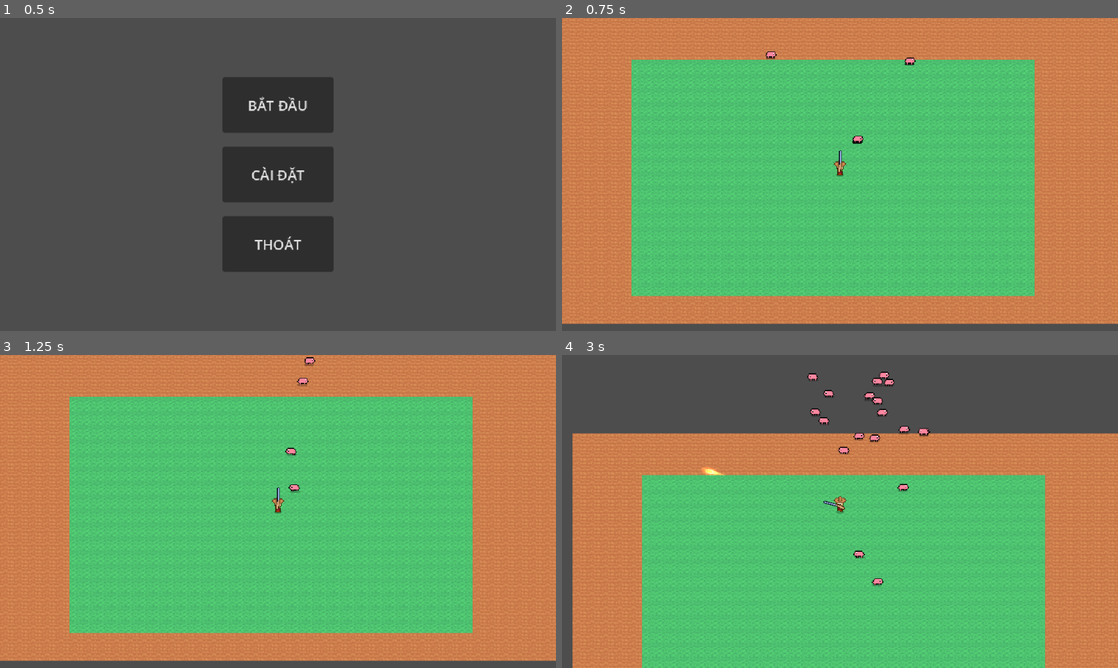
Above: before the commit, frames 1-4 (two rows, left to right).
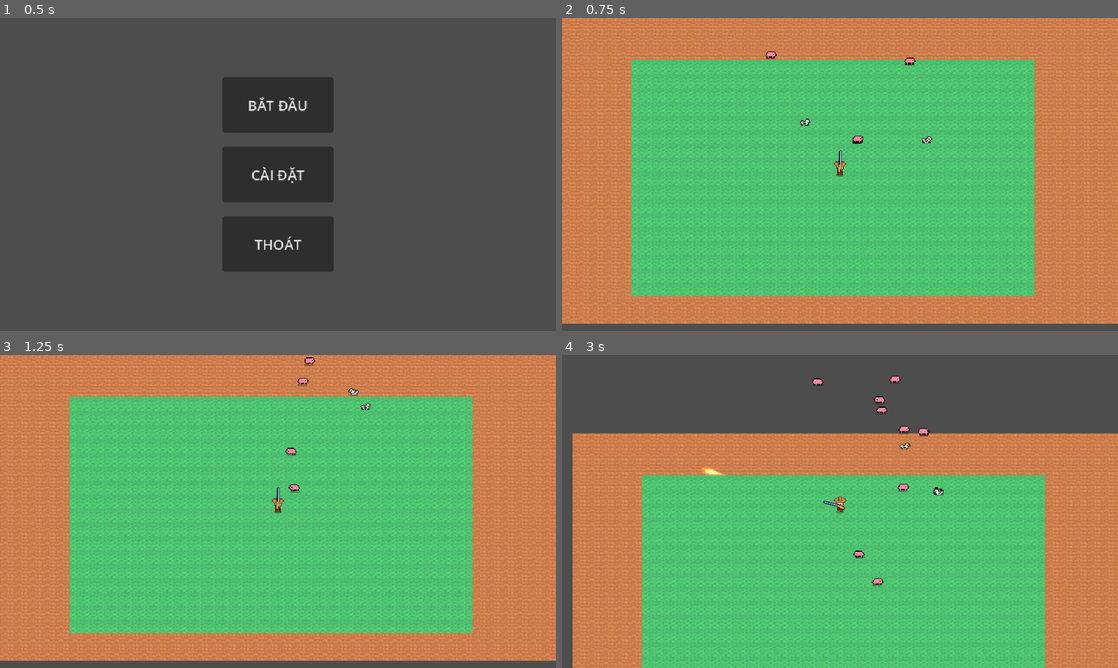
Above: after the commit, the same moments.

Repository: QuocKhangDA22TTD/game_projects
Game: Godot game, scene res://scenes/MainMenu.tscn
Same seed, same stepped clock (60 frames per second), same inputs: the game is played once before the commit and once after it. Sound files missing from this copy of the repository are replaced by a short silence.
Inputs (mouse positions are in pixels of both pictures, inside the frame that each line leads up to):
- Up to frame 1 (0.5 s): no input
- Up to frame 2 (0.75 s): click "BẮT ĐẦU" at 0.5 s
- Up to frame 3 (1.25 s): no input
- Up to frame 4 (3 s): move the mouse to (812, 574) at 1.27 s; hold W (move_up) 1.28-2.78 s; click (812, 574) at 1.35 s; move the mouse to (1006, 558) at 2.02 s; click (1006, 558) at 2.1 s; move the mouse to (673, 464) at 2.77 s; hold A (move_left) from 2.78 s (still down); click (673, 464) at 2.85 s

Frame 1 is identical in both runs. In frame 2, less than 0.1% of the frame differs, in the area x 42-67%, y 32-40%; in frame 3, less than 0.1%; in frame 4, 0.7%, in the area x 44-69%, y 5-45%.

Commit message:
thêm con vịt

Diff:
--- a/unnamed-1/scenes/Main.tscn
+++ b/unnamed-1/scenes/Main.tscn
@@ -6,6 +6,7 @@
 [ext_resource type="PackedScene" uid="uid://dhjfq1olb04" path="res://scenes/bullet.tscn" id="3_bullet"]
 [ext_resource type="PackedScene" uid="uid://e2lr7el53lj" path="res://scenes/pig.tscn" id="4_pig"]
 [ext_resource type="PackedScene" uid="uid://buxuw4e1n5p" path="res://scenes/inventory_ui.tscn" id="5_invui"]
+[ext_resource type="PackedScene" uid="uid://66y54x2f6y81" path="res://scenes/duck.tscn" id="6_duck"]
 
 [sub_resource type="TileSetAtlasSource" id="TileSetAtlasSource_vcsgt"]
 texture = ExtResource("1_rarhs")
@@ -37,6 +38,30 @@
 
 [node name="Pig3" parent="World/Entities" unique_id=433442757 instance=ExtResource("4_pig")]
 position = Vector2(340, 240)
+
+[node name="Duck1" parent="World/Entities" unique_id=917422895 instance=ExtResource("6_duck")]
+position = Vector2(280, 200)
+
+[node name="Duck2" parent="World/Entities" unique_id=1218537162 instance=ExtResource("6_duck")]
+position = Vector2(420, 220)
+
+[node name="Duck3" parent="World/Entities" unique_id=69597376 instance=ExtResource("6_duck")]
+position = Vector2(280, 200)
+
+[node name="Duck4" parent="World/Entities" unique_id=1555677692 instance=ExtResource("6_duck")]
+position = Vector2(420, 220)
+
+[node name="Duck5" parent="World/Entities" unique_id=448159375 instance=ExtResource("6_duck")]
+position = Vector2(280, 200)
+
+[node name="Duck6" parent="World/Entities" unique_id=821116514 instance=ExtResource("6_duck")]
+position = Vector2(420, 220)
+
+[node name="Duck7" parent="World/Entities" unique_id=1895765934 instance=ExtResource("6_duck")]
+position = Vector2(280, 200)
+
+[node name="Duck8" parent="World/Entities" unique_id=850812260 instance=ExtResource("6_duck")]
+position = Vector2(420, 220)
 
 [node name="Pig5" parent="World/Entities" unique_id=68634860 instance=ExtResource("4_pig")]
 position = Vector2(340, 240)
@@ -101,4 +126,16 @@
 offset_left = 1.0
 offset_right = 1.0
 
+[node name="PauseMenu2" parent="UI" unique_id=1933300072 instance=ExtResource("1_elqb8")]
+offset_left = 1.0
+offset_right = 1.0
+
+[node name="PauseMenu3" parent="UI" unique_id=1582138431 instance=ExtResource("1_elqb8")]
+offset_left = 1.0
+offset_right = 1.0
+
+[node name="PauseMenu4" parent="UI" unique_id=1110655752 instance=ExtResource("1_elqb8")]
+offset_left = 1.0
+offset_right = 1.0
+
 [node name="InventoryUI" parent="UI" unique_id=1357057944 instance=ExtResource("5_invui")]
--- /dev/null
+++ b/unnamed-1/scenes/duck.tscn
@@ -0,0 +1,97 @@
+[gd_scene format=3 uid="uid://66y54x2f6y81"]
+
+[ext_resource type="Script" uid="uid://ciepmykgpcg1h" path="res://scripts/duck.gd" id="1_duck"]
+[ext_resource type="Texture2D" uid="uid://d02xgwf28egr6" path="res://assets/duck.png" id="2_duck"]
+[ext_resource type="AudioStream" uid="uid://djdx4uxnpfbgm" path="res://audio/duck_damaged.wav" id="3_hurt"]
+[ext_resource type="AudioStream" uid="uid://b5aoti86b2lfo" path="res://audio/duck_normal.wav" id="4_quack"]
+
+[sub_resource type="AtlasTexture" id="AtlasTexture_d0"]
+atlas = ExtResource("2_duck")
+region = Rect2(0, 0, 12, 9)
+
+[sub_resource type="AtlasTexture" id="AtlasTexture_d1"]
+atlas = ExtResource("2_duck")
+region = Rect2(12, 0, 12, 9)
+
+[sub_resource type="AtlasTexture" id="AtlasTexture_d2"]
+atlas = ExtResource("2_duck")
+region = Rect2(24, 0, 12, 9)
+
+[sub_resource type="AtlasTexture" id="AtlasTexture_d3"]
+atlas = ExtResource("2_duck")
+region = Rect2(36, 0, 12, 9)
+
+[sub_resource type="AtlasTexture" id="AtlasTexture_d4"]
+atlas = ExtResource("2_duck")
+region = Rect2(48, 0, 12, 9)
+
+[sub_resource type="SpriteFrames" id="SpriteFrames_duck"]
+animations = [{
+"frames": [{
+"duration": 1.0,
+"texture": SubResource("AtlasTexture_d0")
+}],
+"loop": 1,
+"name": &"idle",
+"speed": 5.0
+}, {
+"frames": [{
+"duration": 1.0,
+"texture": SubResource("AtlasTexture_d0")
+}, {
+"duration": 1.0,
+"texture": SubResource("AtlasTexture_d1")
+}, {
+"duration": 1.0,
+"texture": SubResource("AtlasTexture_d2")
+}, {
+"duration": 1.0,
+"texture": SubResource("AtlasTexture_d3")
+}, {
+"duration": 1.0,
+"texture": SubResource("AtlasTexture_d4")
+}],
+"loop": 1,
+"name": &"walk",
+"speed": 8.0
+}]
+
+[sub_resource type="CircleShape2D" id="CircleShape2D_duck"]
+radius = 4.0
+
+[node name="Duck" type="CharacterBody2D"]
+collision_layer = 2
+collision_mask = 3
+motion_mode = 1
+script = ExtResource("1_duck")
+
+[node name="Body" type="AnimatedSprite2D" parent="."]
+sprite_frames = SubResource("SpriteFrames_duck")
+animation = &"idle"
+autoplay = "idle"
+
+[node name="CollisionShape2D" type="CollisionShape2D" parent="."]
+shape = SubResource("CircleShape2D_duck")
+
+[node name="HurtSound" type="AudioStreamPlayer2D" parent="."]
+stream = ExtResource("3_hurt")
+
+[node name="QuackSound" type="AudioStreamPlayer2D" parent="."]
+stream = ExtResource("4_quack")
+
+[node name="BloodParticles" type="CPUParticles2D" parent="."]
+emitting = false
+amount = 12
+lifetime = 0.45
+one_shot = true
+explosiveness = 1.0
+direction = Vector2(1, 0)
+spread = 40.0
+gravity = Vector2(0, 0)
+initial_velocity_min = 40.0
+initial_velocity_max = 90.0
+damping_min = 120.0
+damping_max = 200.0
+scale_amount_min = 0.8
+scale_amount_max = 1.6
+color = Color(0.72, 0.05, 0.05, 1)
--- /dev/null
+++ b/unnamed-1/scripts/duck.gd
@@ -0,0 +1,129 @@
+extends CharacterBody2D
+
+@export var speed: float = 38.0 # vịt lạch bạch nhanh hơn heo chút
+@export var max_hp: int = 2
+@export var walk_time_min: float = 0.6
+@export var walk_time_max: float = 1.8
+@export var idle_time_min: float = 0.4
+@export var idle_time_max: float = 1.2
+@export var quack_time_min: float = 2.5 # vịt kêu cạp cạp ngẫu nhiên mỗi 2.5-6 giây
+@export var quack_time_max: float = 6.0
+@export var knockback_force: float = 140.0 # lực đẩy lùi khi trúng đạn
+@export var panic_time: float = 2.4 # thời gian bỏ chạy hoảng loạn
+@export var panic_speed_mult: float = 3.2 # chạy nhanh gấp mấy lần lúc hoảng
+@export var pork_scene: PackedScene = preload("res://scenes/pork.tscn")
+
+@onready var body: AnimatedSprite2D = $Body
+@onready var hurt_sound: AudioStreamPlayer2D = $HurtSound
+@onready var quack_sound: AudioStreamPlayer2D = $QuackSound
+@onready var blood: CPUParticles2D = $BloodParticles
+
+var _hp: int
+var _dir: Vector2 = Vector2.ZERO
+var _state_timer: float = 0.0
+var _quack_timer: float = 0.0
+var _dead: bool = false
+var _knockback: Vector2 = Vector2.ZERO # vận tốc đẩy lùi, tắt dần
+var _panic_timer: float = 0.0 # > 0 nghĩa là đang hoảng loạn
+var _panic_turn_timer: float = 0.0 # hẹn giờ đổi hướng loạn xạ
+
+func _ready() -> void:
+	_hp = max_hp
+	# Lệch pha ngẫu nhiên để đàn vịt không cử động cùng lúc
+	_state_timer = randf_range(0.0, idle_time_max)
+	_quack_timer = randf_range(quack_time_min, quack_time_max)
+
+
+func _physics_process(delta: float) -> void:
+	# Tiếng vịt kêu cạp cạp bình thường, ngẫu nhiên theo thời gian
+	_quack_timer -= delta
+	if _quack_timer <= 0.0:
+		_quack_timer = randf_range(quack_time_min, quack_time_max)
+		if not hurt_sound.playing: # đang kêu đau thì thôi khỏi cạp cạp
+			quack_sound.pitch_scale = randf_range(0.9, 1.1) # mỗi lần kêu hơi khác nhau
+			quack_sound.play()
+
+	var move_speed := speed
+	if _panic_timer > 0.0:
+		# Đang hoảng loạn: chạy nhanh, thỉnh thoảng bẻ hướng loạn xạ
+		_panic_timer -= delta
+		_panic_turn_timer -= delta
+		if _panic_turn_timer <= 0.0:
+			_panic_turn_timer = randf_range(0.15, 0.45)
+			# Bẻ hướng ngẫu nhiên quanh hướng đang chạy (zigzag)
+			_dir = _dir.rotated(randf_range(-1.2, 1.2)).normalized()
+		move_speed = speed * panic_speed_mult
+		if _panic_timer <= 0.0:
+			_dir = Vector2.ZERO # hết hoảng thì đứng thở
+			_state_timer = randf_range(idle_time_min, idle_time_max)
+	else:
+		# Đi lang thang bình thường
+		_state_timer -= delta
+		if _state_timer <= 0.0:
+			_pick_next_state()
+
+	# Đẩy lùi tắt dần theo thời gian
+	_knockback = _knockback.move_toward(Vector2.ZERO, 600.0 * delta)
+	velocity = _dir * move_speed + _knockback
+	move_and_slide()
+
+	if _dir != Vector2.ZERO:
+		body.play("walk")
+		body.flip_h = _dir.x < 0.0
+		# Hoảng loạn thì chân chạy nhanh hơn
+		body.speed_scale = 1.8 if _panic_timer > 0.0 else 1.0
+	else:
+		body.play("idle")
+		body.speed_scale = 1.0
+
+
+# Luân phiên: đứng nghỉ -> đi hướng ngẫu nhiên -> đứng nghỉ ...
+func _pick_next_state() -> void:
+	if _dir == Vector2.ZERO:
+		_dir = Vector2.RIGHT.rotated(randf_range(0.0, TAU))
+		_state_timer = randf_range(walk_time_min, walk_time_max)
+	else:
+		_dir = Vector2.ZERO
+		_state_timer = randf_range(idle_time_min, idle_time_max)
+
+
+# Đạn gọi hàm này khi trúng vịt; hit_dir = hướng viên đạn đang bay
+func take_damage(amount: int, hit_dir: Vector2 = Vector2.ZERO) -> void:
+	if _dead:
+		return
+	_hp -= amount
+	# Tiếng vịt kêu đau khi dính đạn
+	quack_sound.stop()
+	hurt_sound.pitch_scale = randf_range(0.95, 1.1)
+	hurt_sound.play()
+	# Văng máu theo hướng viên đạn
+	blood.direction = hit_dir if hit_dir != Vector2.ZERO else Vector2.DOWN
+	blood.restart()
+	if _hp <= 0:
+		_die()
+		return
+	# Đẩy lùi theo hướng đạn
+	_knockback = hit_dir * knockback_force
+	# Bỏ chạy hoảng loạn theo hướng bị bắn (chạy xa khỏi nguồn đạn)
+	_panic_timer = panic_time
+	_panic_turn_timer = randf_range(0.15, 0.45)
+	_dir = hit_dir.rotated(randf_range(-0.5, 0.5)).normalized() if hit_dir != Vector2.ZERO else Vector2.RIGHT.rotated(randf_range(0.0, TAU))
+	# Nhấp nháy đỏ khi trúng đạn
+	body.modulate = Color(1.0, 0.35, 0.35)
+	create_tween().tween_property(body, "modulate", Color.WHITE, 0.15)
+
+
+# Vịt chết: rớt ra cục thịt tại chỗ, ẩn xác nhưng chờ tiếng kêu xong mới xoá
+func _die() -> void:
+	_dead = true
+	if pork_scene != null:
+		var pork := pork_scene.instantiate()
+		get_parent().add_child(pork)
+		pork.global_position = global_position
+	# Ẩn vịt + tắt va chạm ngay, để node sống thêm cho tiếng kêu + máu phát hết
+	set_physics_process(false)
+	body.visible = false
+	$CollisionShape2D.set_deferred("disabled", true)
+	hurt_sound.finished.connect(queue_free)
+	# Dự phòng: nếu tiếng kêu không phát được thì vẫn xoá vịt sau 2 giây
+	get_tree().create_timer(2.0).timeout.connect(queue_free)
Not shown, added: unnamed-1/assets/duck.png.import
Not shown, added: unnamed-1/audio/duck_damaged.wav.import
Not shown, added: unnamed-1/audio/duck_normal.wav.import
Not shown: 1 places in unnamed-1/scenes/player.tscn that only renumber resources
Not shown, added: unnamed-1/scripts/duck.gd.uid
